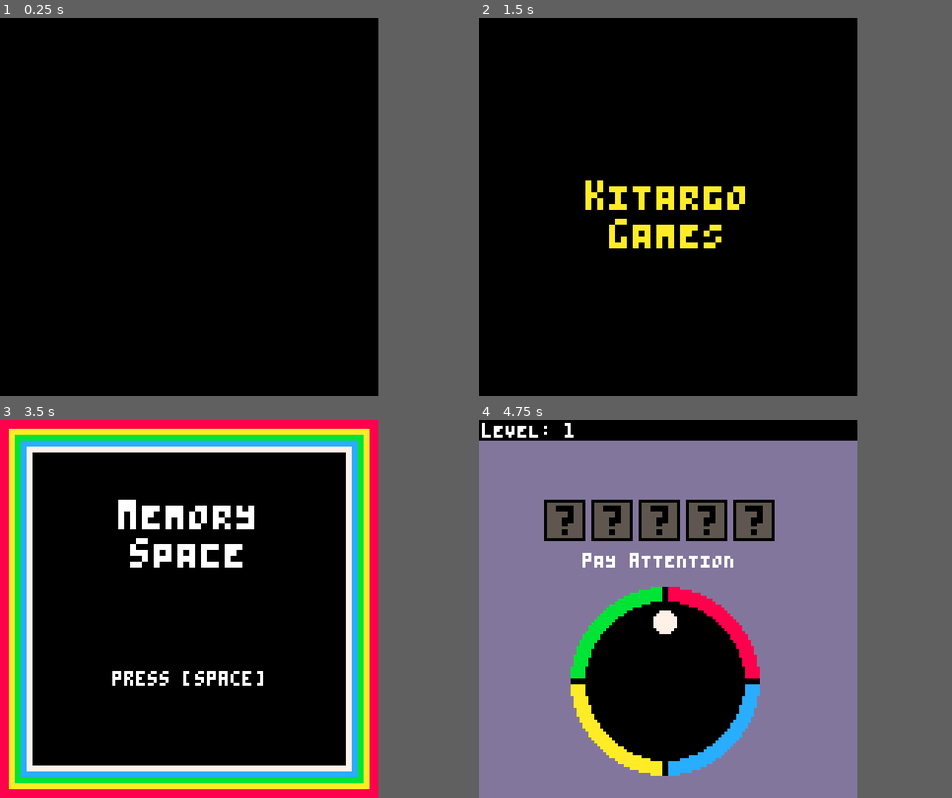
Above: before the commit, frames 1-4 (two rows, left to right).
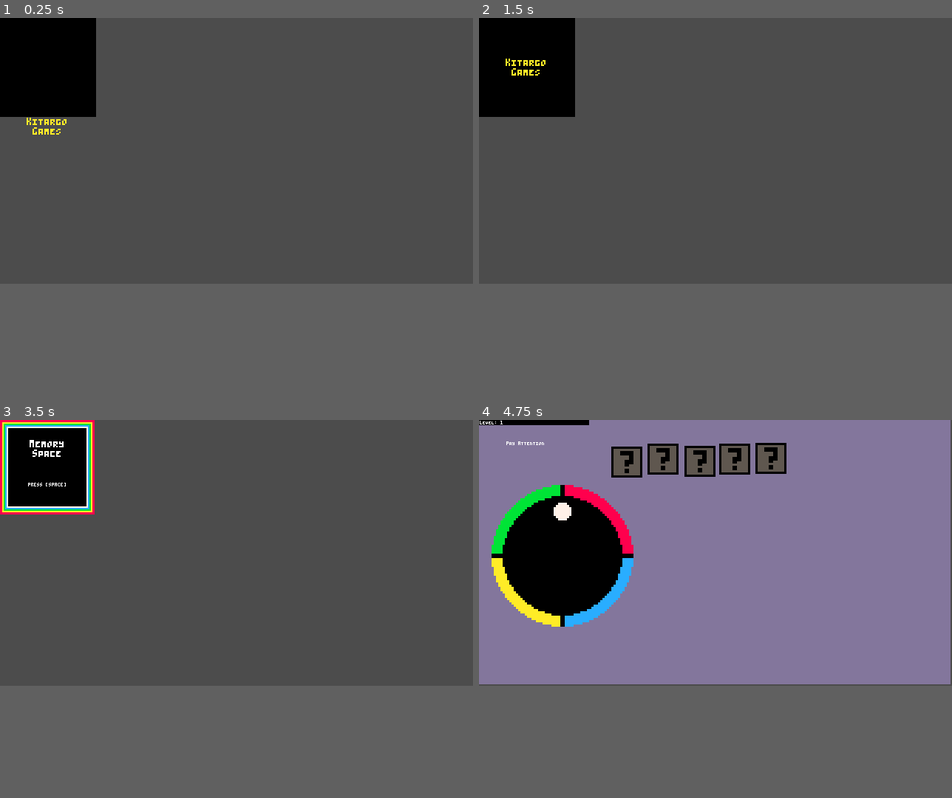
Above: after the commit, the same moments.

Repository: sugarvoid/memory-space
Game: Godot game, scene res://scene/SplashScreen.tscn
Two runs of this game, one before a commit and one after it. Both use one fixed random seed, a clock stepped at 60 frames per second and the inputs below.
Inputs:
- Up to frame 1 (0.25 s): no input
- Up to frame 2 (1.5 s): tap Enter (ui_accept) at 0.5, 0.77 s; hold Space (space) 0.53-1.28 s; tap Space (space) at 1.35 s
- Up to frame 3 (3.5 s): tap Enter (ui_accept) at 1.52, 2, 2.75, 3.02 s; hold Space (space) 2.03-2.78 s; tap Space (space) at 2.85 s
- Up to frame 4 (4.75 s): tap Space (space) at 3.5, 4.35 s; hold Space (space) 3.53-4.28 s; tap Enter (ui_accept) at 3.77, 4.52 s
In our replay, the window is 512x512 before the commit and 640x360 after it. These sizes can differ from the game's own. Grey fills any space a smaller window leaves; there, only what the larger window draws over its background counts as a difference.

The runs differ from the first frame. In frame 1, 51% of the frame differs, in the area x 0-80%, y 0-71%; in frame 2, 51%; in frame 3, 64%, in the area x 0-80%, y 0-100%; in frame 4, 34%.

Commit message:
Increase scale and screen size

Diff:
--- a/Game.tscn
+++ b/Game.tscn
@@ -70,8 +70,8 @@
 script = ExtResource( 2 )
 
 [node name="Sprite" type="Sprite" parent="."]
-position = Vector2( 137, 161 )
-scale = Vector2( 171.5, 190.5 )
+position = Vector2( 638, 358 )
+scale = Vector2( 640, 360 )
 texture = ExtResource( 1 )
 hframes = 16
 frame = 13
@@ -87,22 +87,23 @@
 [node name="Row" type="Node2D" parent="."]
 
 [node name="Square0" parent="Row" instance=ExtResource( 5 )]
-position = Vector2( 29, 34 )
+position = Vector2( 200, 57 )
 
 [node name="Square1" parent="Row" instance=ExtResource( 5 )]
-position = Vector2( 45, 34 )
+position = Vector2( 249, 53 )
 
 [node name="Square2" parent="Row" instance=ExtResource( 5 )]
-position = Vector2( 61, 34 )
+position = Vector2( 299, 56 )
 
 [node name="Square3" parent="Row" instance=ExtResource( 5 )]
-position = Vector2( 77, 34 )
+position = Vector2( 346, 53 )
 
 [node name="Square4" parent="Row" instance=ExtResource( 5 )]
-position = Vector2( 93, 34 )
+position = Vector2( 395, 52 )
 
 [node name="Wheel" type="Sprite" parent="."]
-position = Vector2( 62.962, 88.378 )
+position = Vector2( 113, 184 )
+scale = Vector2( 3, 3 )
 texture = ExtResource( 4 )
 
 [node name="Green" parent="Wheel" instance=ExtResource( 7 )]
@@ -141,9 +142,9 @@
 
 [node name="Instructions" type="Label" parent="."]
 margin_left = 23.0
-margin_top = 45.0
-margin_right = 100.0
-margin_bottom = 53.0
+margin_top = 29.0
+margin_right = 104.0
+margin_bottom = 40.0
 custom_fonts/font = ExtResource( 8 )
 text = "Pay Attention"
 align = 1
--- a/Square.tscn
+++ b/Square.tscn
@@ -37,6 +37,7 @@
 }
 
 [node name="Section" type="Node2D"]
+scale = Vector2( 3, 3 )
 script = ExtResource( 4 )
 
 [node name="Result" type="Sprite" parent="."]
--- a/project.godot
+++ b/project.godot
@@ -21,10 +21,10 @@
 
 [display]
 
-window/size/width=128
-window/size/height=128
-window/size/test_width=512
-window/size/test_height=512
+window/size/width=640
+window/size/height=360
+window/size/test_width=640
+window/size/test_height=360
 window/stretch/mode="2d"
 window/stretch/aspect="keep"
 
